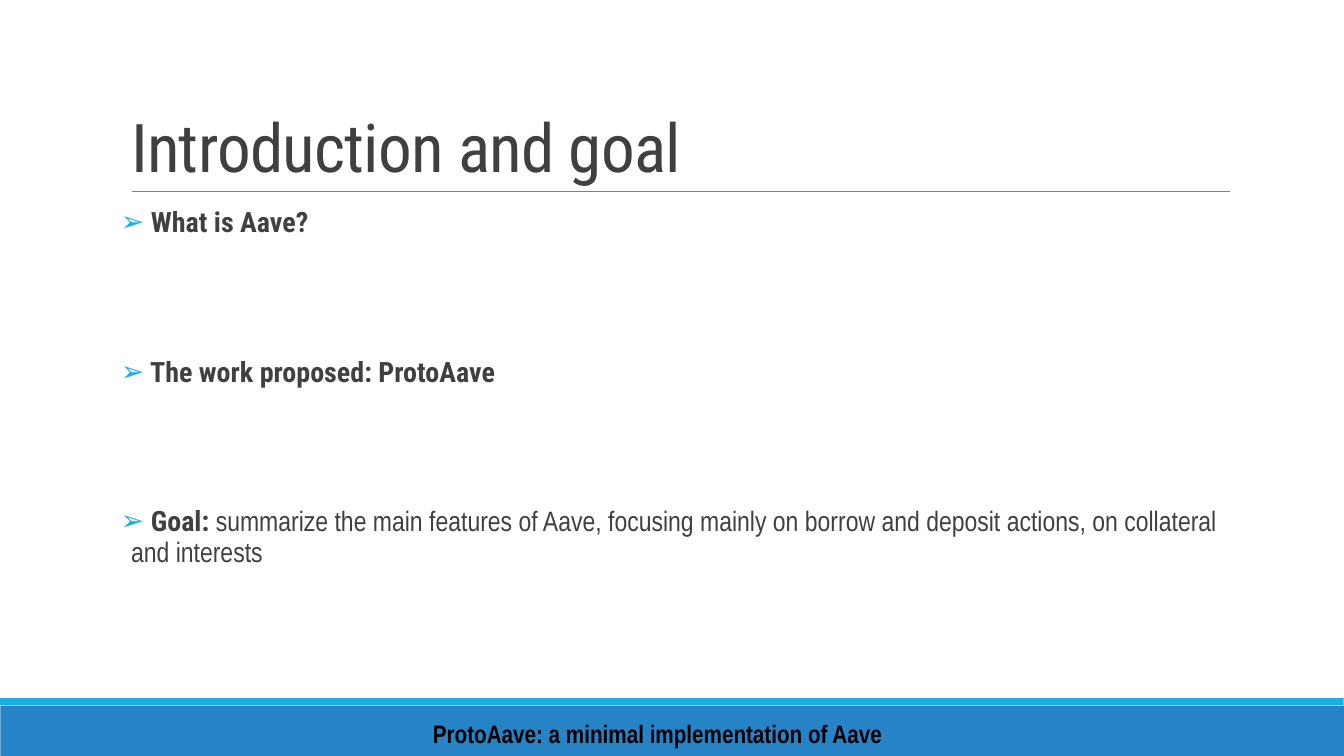
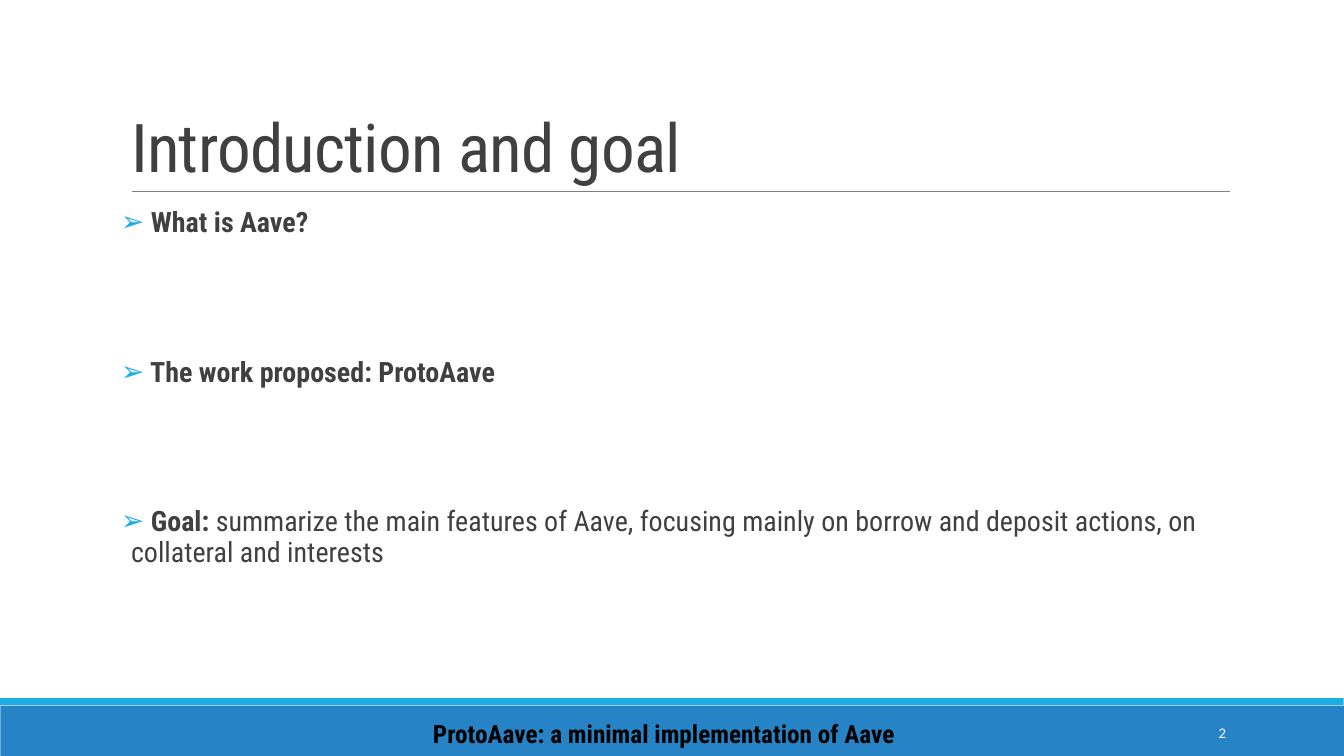
Before and after one commit to enricopiseddu/lendingPool, a slide deck: slide 2 of presentation.pptx. Drawn at 1344x756 pixels with LibreOffice and Linux fonts; fonts in the diff are those of the drawing. Boxes give left, top, right and bottom in pixels: in the first picture for what was removed or moved away, otherwise in the second. Text is boxed around its words. In the diff, an @@ line names an element or a change of style, - is before the commit and + after.

```diff
--- a/presentation.pptx
+++ b/presentation.pptx
@@ text at box(131, 509, 1196, 563): font Arial Narrow to Roboto Condensed in "summarize the main features of Aave, focusing ..." @@
@@ text "ProtoAave: a minimal implementation of ..." at box(433, 724, 894, 748): font Arial Narrow to Roboto Condensed @@
@@ page number added at box(1219, 728, 1226, 738), 10.5 pt, text #FFFFFF @@
+2
```
Also in this commit, not shown: 15 other slides changed.
